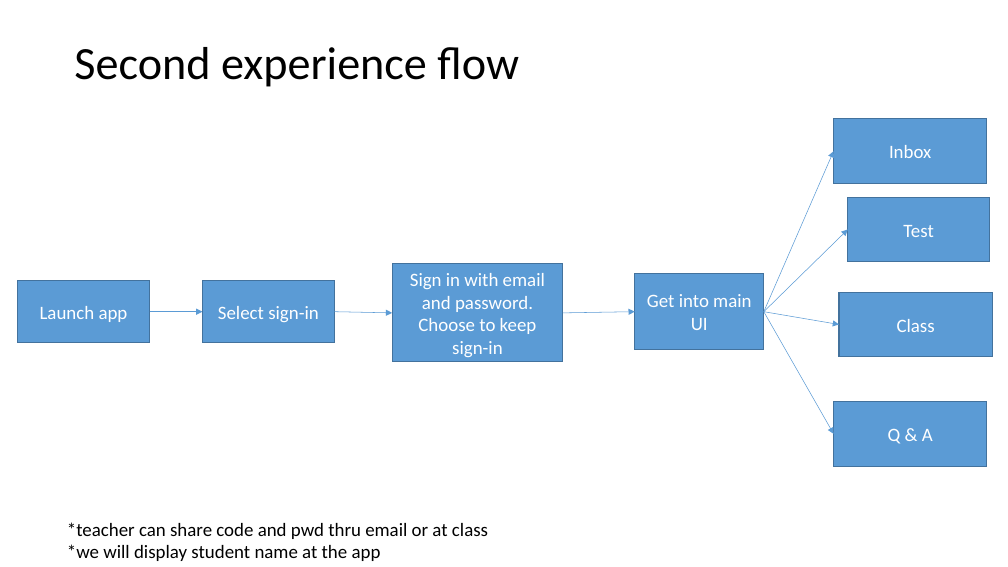
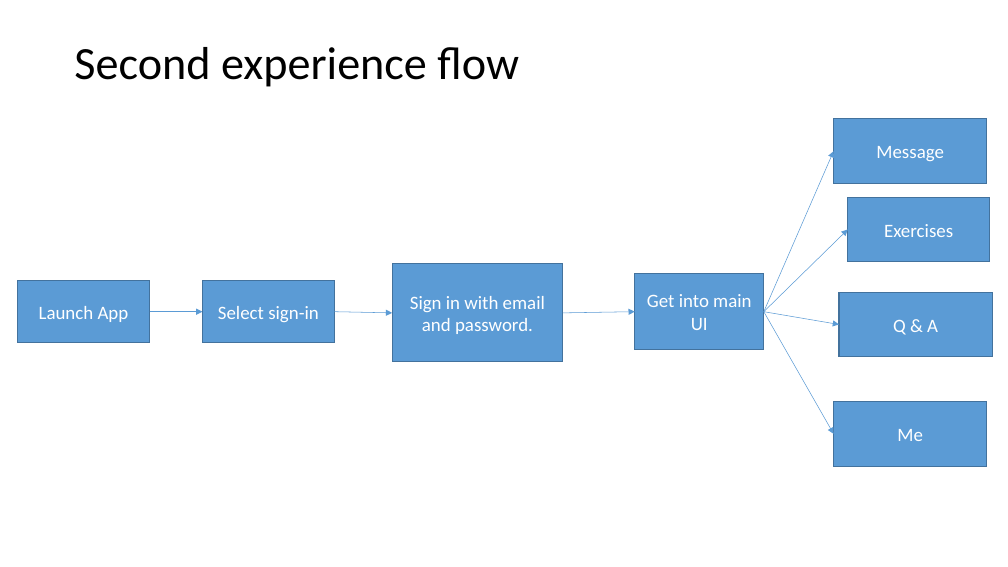
Before and after one commit to joechina/eclasso2o, a slide deck: slide 4 of Parrot-Wireframe/Students flow.pptx (slide 5 before the commit). Drawn at 1008x567 pixels with LibreOffice and Linux fonts; fonts in the diff are those of the drawing. Boxes give left, top, right and bottom in pixels: in the first picture for what was removed or moved away, otherwise in the second. Text is boxed around its words. In the diff, an @@ line names an element or a change of style, - is before the commit and + after.

Commit message:
update for first experience flow

```diff
--- a/Parrot-Wireframe/Students flow.pptx
+++ b/Parrot-Wireframe/Students flow.pptx
@@ text in rectangle at [876, 146, 944, 161]: text changed @@
-Inbox
+Message
@@ text in rectangle at [884, 224, 953, 237]: text changed @@
-Test
+Exercises
@@ text in rectangle at [410, 296, 545, 334]: text changed @@
-Sign in with email and password. Choose to keep sign-in
+Sign in with email and password.
@@ text in rectangle at [39, 306, 129, 322]: text changed @@
-Launch app
+Launch App
@@ text in rectangle at [893, 320, 938, 335]: text changed @@
-Class
+Q & A
@@ text in rectangle at [897, 429, 923, 441]: text changed @@
-Q & A
+Me
@@ text removed at [67, 522, 488, 561] @@
-*teacher can share code and pwd thru email or at class
-*we will display student name at the app
```
Also in this commit, not shown: 4 other slides changed, 1 slide added, 2 slides removed.
